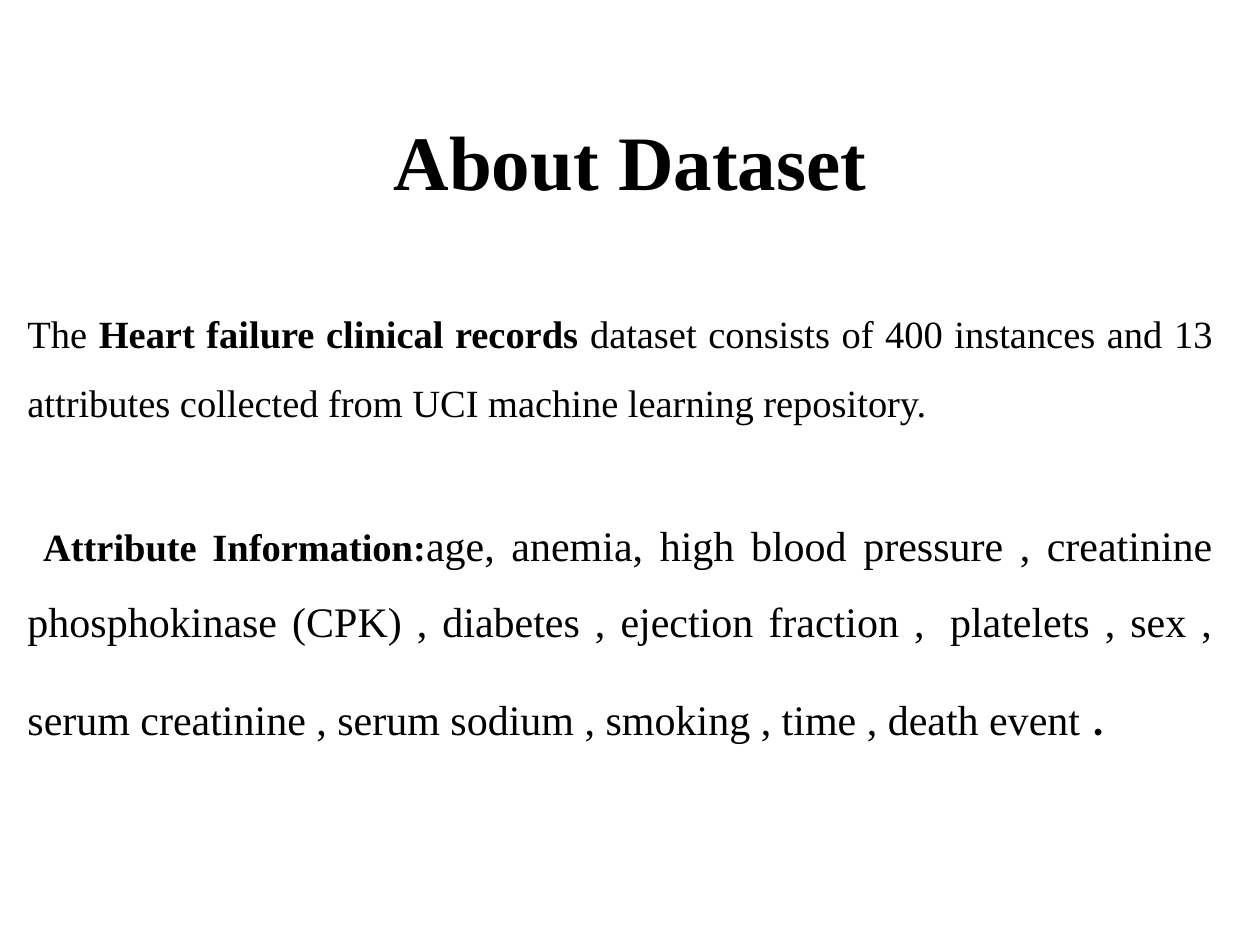
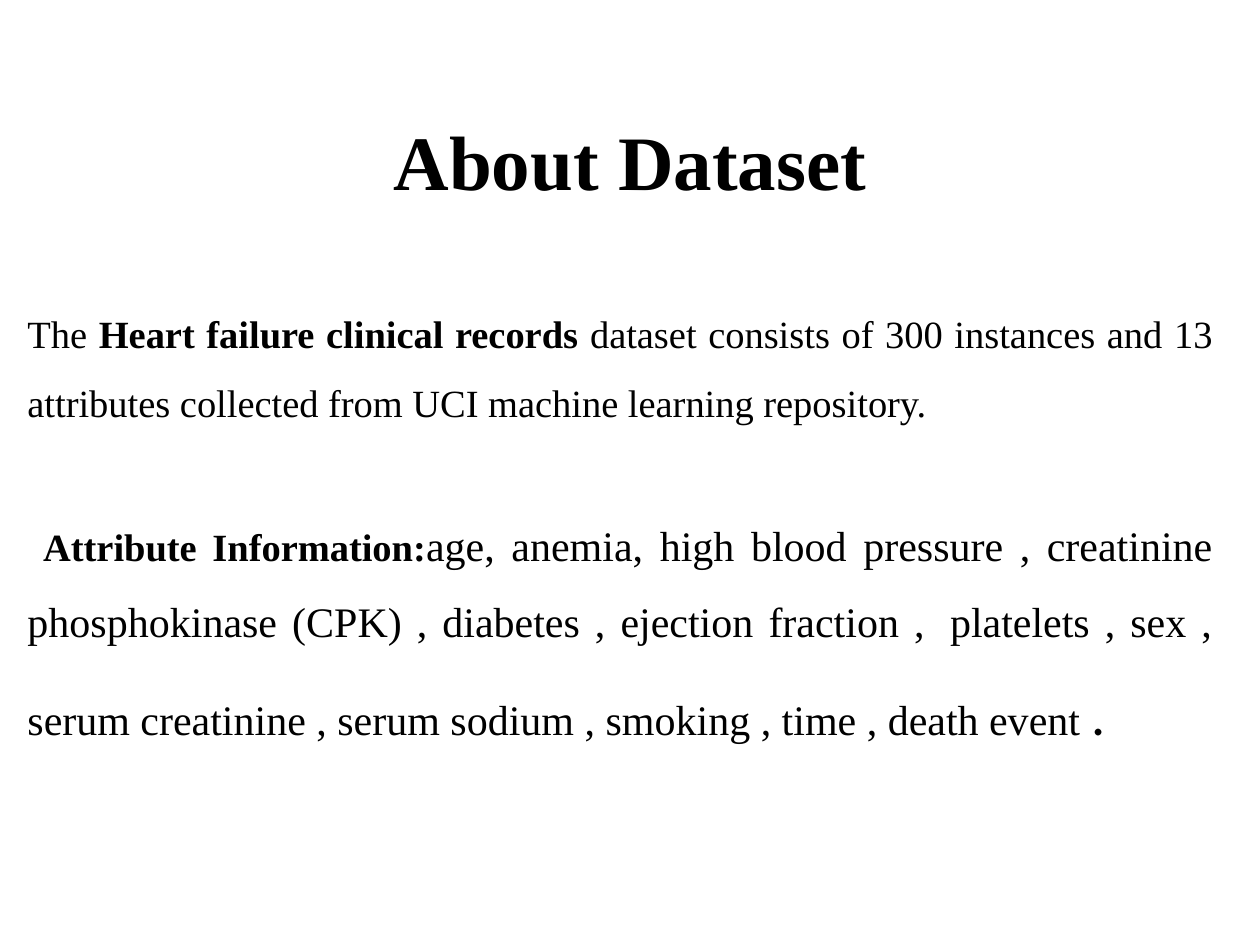
Before and after one commit to sathyapramod/ml-heart-survial, a slide deck: slide 8 of SathyaPramod.pptx. Drawn at 1260x945 pixels with LibreOffice and Linux fonts; fonts in the diff are those of the drawing; background and template pictures are left out. Boxes give left, top, right and bottom in pixels: in the first picture for what was removed or moved away, otherwise in the second. Text is boxed around its words. In the diff, an @@ line names an element or a change of style, - is before the commit and + after.

```diff
--- a/SathyaPramod.pptx
+++ b/SathyaPramod.pptx
@@ text at [27, 321, 1212, 425]: text changed @@
-The Heart failure clinical records dataset consists of 400 instances and 13 attributes collected from UCI machine learning repository.
+The Heart failure clinical records dataset consists of 300 instances and 13 attributes collected from UCI machine learning repository.
```
Also in this commit, not shown: 3 other slides changed.
